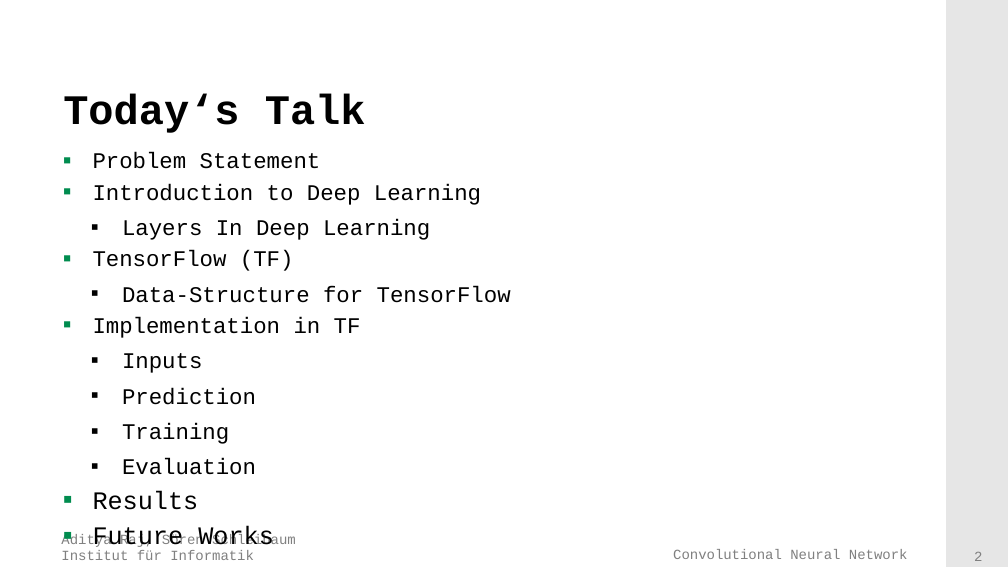
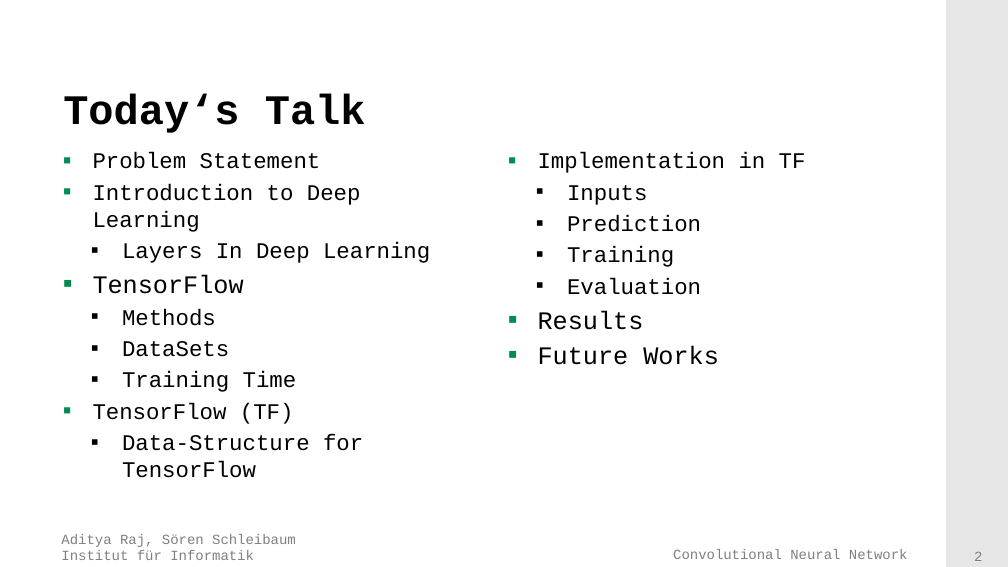
Before and after one commit to adityaraj52/ConvNet, a slide deck: slide 2 of PresentationsAndTalk/Presentation.pptx. Drawn at 1008x567 pixels with LibreOffice and Linux fonts; fonts in the diff are those of the drawing; background and template pictures are left out. Boxes give left, top, right and bottom in pixels: in the first picture for what was removed or moved away, otherwise in the second. Text is boxed around its words. In the diff, an @@ line names an element or a change of style, - is before the commit and + after.

```diff
--- a/PresentationsAndTalk/Presentation.pptx
+++ b/PresentationsAndTalk/Presentation.pptx
@@ text added at <box>538,152,806,365</box>, 16 pt, text #000000 @@
+▪ Implementation in TF
+  ▪ Inputs
+  ▪ Prediction
+  ▪ Training
+  ▪ Evaluation
+▪ Results
+▪ Future Works
@@ text at <box>122,242,430,478</box>: less space between paragraphs @@
@@ text at <box>93,274,297,392</box>: paragraphs added @@
+▪ TensorFlow
+  ▪ Methods
+  ▪ DataSets
+  ▪ Training Time
@@ text at <box>93,317,361,553</box>: paragraphs removed @@
-▪ Implementation in TF
-  ▪ Inputs
-  ▪ Prediction
-  ▪ Training
-  ▪ Evaluation
-▪ Results
-▪ Future Works
```
Also in this commit, not shown: 1 other slide changed, 6 slides added.
